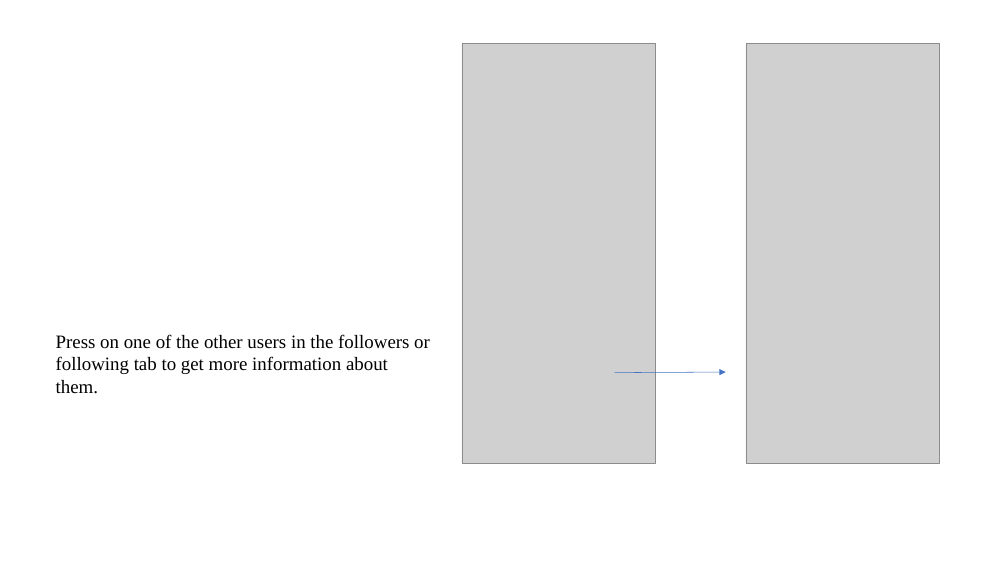
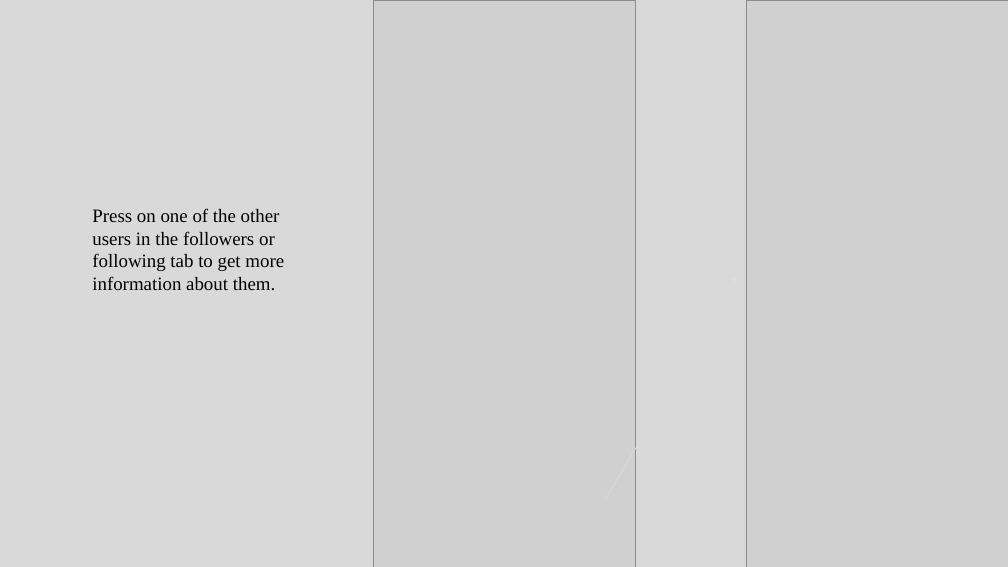
Before and after one commit to HenryCWoo/GitHub-App-with-React-Native, a slide deck: slide 6 of ManualTestPlan.pptx (slide 4 before the commit). Drawn at 1008x567 pixels with LibreOffice and Linux fonts; fonts in the diff are those of the drawing; grey boxes stand for pictures. Boxes give left, top, right and bottom in pixels: in the first picture for what was removed or moved away, otherwise in the second. Text is boxed around its words. In the diff, an @@ line names an element or a change of style, - is before the commit and + after.

```diff
--- a/ManualTestPlan.pptx
+++ b/ManualTestPlan.pptx
@@ background #FFFFFF to #D9D9D9 @@
@@ picture added at <box>373,0,635,567</box> @@
@@ picture: place and size @@
-picture at <box>746,44,940,464</box>
+picture at <box>746,0,1008,567</box>
@@ picture removed at <box>462,44,656,464</box> @@
@@ text "Press on one of the ..." rewrapped from <box>56,334,430,394</box> to <box>92,208,284,290</box> @@
@@ arrow moved from (615, 373) - (726, 372) to (606, 499) - (737, 276) @@
@@ arrow (606, 499) - (737, 276): stroke #4472C4 0.5 pt to #DDDDDD 0.5 pt @@
```
Also in this commit, not shown: 2 other slides changed, 5 slides added, 1 slide removed.
